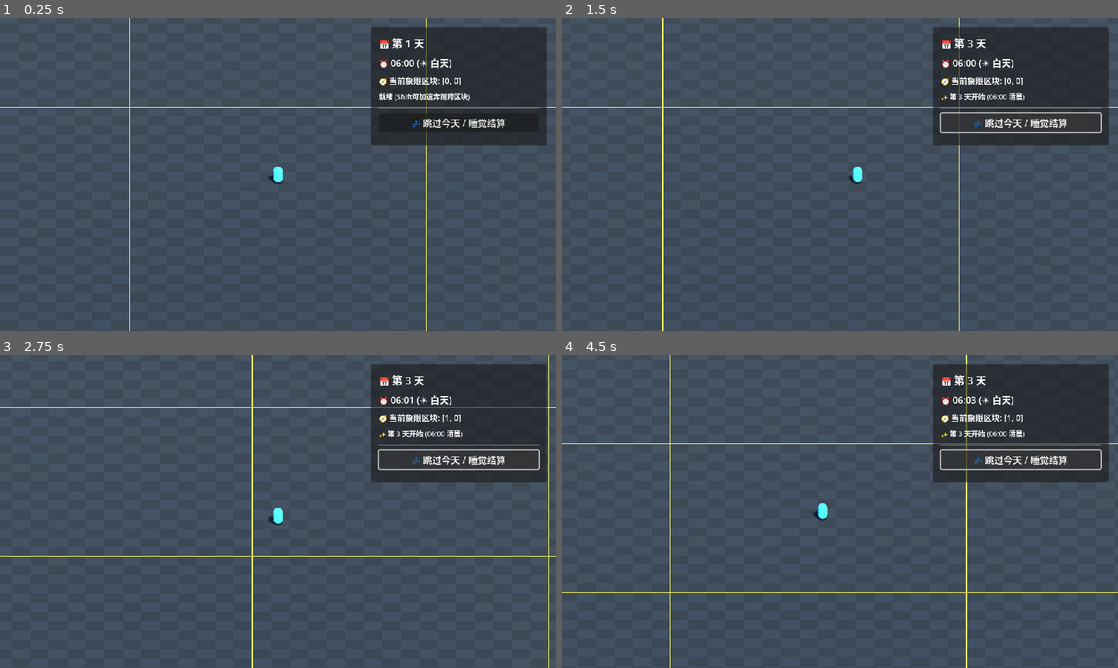
Above: before the commit, frames 1-4 (two rows, left to right).
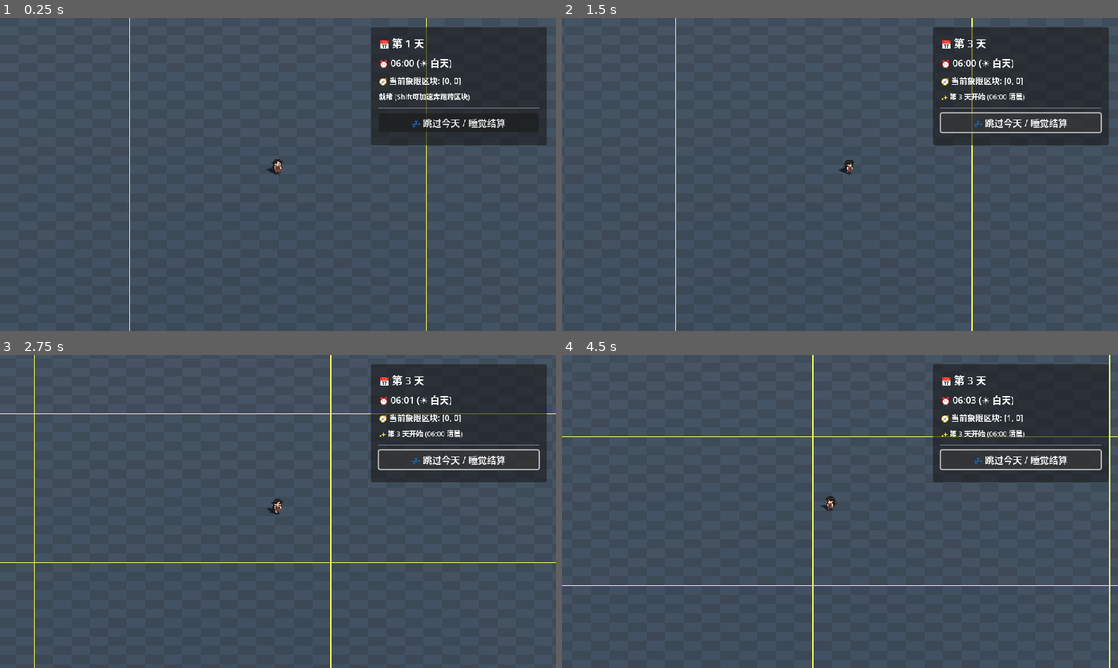
Above: after the commit, the same moments.

Repository: Luo-Mio/Luv002
Game: Godot game, scene res://scenes/main.tscn
Same seed, same stepped clock (60 frames per second), same inputs: the game is played once before the commit and once after it.
Inputs:
- Up to frame 1 (0.25 s): no input
- Up to frame 2 (1.5 s): click "💤 跳过今天 / 睡觉结算" at 0.5 s; tap Enter at 1.25 s; hold Right (ui_right) from 1.28 s (still down); hold Shift from 1.28 s (still down)
- Up to frame 3 (2.75 s): release Right (ui_right) at 2.03 s; release Shift at 2.03 s; hold Down (ui_down) from 2.03 s (still down); tap Shift at 2.1 s
- Up to frame 4 (4.5 s): release Down (ui_down) at 2.78 s; hold Right (ui_right) 2.78-3.53 s; hold Shift 2.78-3.53 s; hold Up (ui_up) 3.53-4.28 s; tap Shift at 3.6 s; hold Left (ui_left) from 4.28 s (still down); hold Shift from 4.28 s (still down)

The runs differ from the first frame. In frame 1, 0.4% of the frame differs, in the area x 0-100%, y 28-54%; in frame 2, 1.1%; in frame 3, 1.8%; in frame 4, 1.9%, in the area x 0-100%, y 0-100%.

Commit message:
feat: bind character scene to main, configure 4-way animations with diagonal horizontal priority

Diff:
--- a/project.godot
+++ b/project.godot
@@ -22,7 +22,6 @@
 window/size/window_width_override=1920
 window/size/window_height_override=1080
 window/stretch/mode="viewport"
-window/stretch/aspect="keep"
 
 [physics]
 
--- /dev/null
+++ b/resources/flora/flora_bellis.tres
@@ -0,0 +1,18 @@
+[gd_resource type="Resource" script_class="FloraSpeciesPreset" format=3 uid="uid://d77fyn1jragx"]
+
+[ext_resource type="Texture2D" uid="uid://bmci15fv7dhku" path="res://resources/vegetation/BellisPerennis/BellisPerennis.png" id="1_atlas"]
+[ext_resource type="Script" uid="uid://ca2i212kdlxii" path="res://script/flora/flora_stage_config.gd" id="2_stage"]
+[ext_resource type="Script" uid="uid://cp6dk41p4d76c" path="res://script/flora/flora_species_preset.gd" id="3_preset"]
+
+[sub_resource type="Resource" id="Resource_stage0"]
+script = ExtResource("2_stage")
+valid_columns = 4
+required_sunlight = 0.0
+stop_growth = true
+
+[resource]
+script = ExtResource("3_preset")
+species_id = 2
+species_name = "野生雏菊"
+atlas_texture = ExtResource("1_atlas")
+stages = Array[ExtResource("2_stage")]([SubResource("Resource_stage0")])
--- /dev/null
+++ b/resources/flora/flora_wheat.tres
@@ -0,0 +1,47 @@
+[gd_resource type="Resource" script_class="FloraSpeciesPreset" format=3 uid="uid://c3x78ea1k2p4m"]
+
+[ext_resource type="Texture2D" uid="uid://ciolc1jdpyqu7" path="res://resources/vegetation/Wheat/wheat_atlas.png" id="1_atlas"]
+[ext_resource type="Script" uid="uid://ca2i212kdlxii" path="res://script/flora/flora_stage_config.gd" id="2_stage"]
+[ext_resource type="Script" uid="uid://cp6dk41p4d76c" path="res://script/flora/flora_species_preset.gd" id="3_preset"]
+
+[sub_resource type="Resource" id="Resource_stage0"]
+script = ExtResource("2_stage")
+valid_columns = 4
+
+[sub_resource type="Resource" id="Resource_stage1"]
+script = ExtResource("2_stage")
+valid_columns = 4
+required_sunlight = 20.0
+
+[sub_resource type="Resource" id="Resource_stage2"]
+script = ExtResource("2_stage")
+valid_columns = 4
+required_sunlight = 30.0
+highlight_strength = 1.05
+
+[sub_resource type="Resource" id="Resource_stage3"]
+script = ExtResource("2_stage")
+valid_columns = 4
+required_sunlight = 40.0
+highlight_strength = 1.1
+shadow_strength = 1.05
+
+[sub_resource type="Resource" id="Resource_stage4"]
+script = ExtResource("2_stage")
+valid_columns = 4
+required_sunlight = 0.0
+stop_growth = true
+highlight_strength = 1.15
+shadow_strength = 1.1
+tint_color = Color(1, 0.98, 0.9, 1)
+
+[resource]
+script = ExtResource("3_preset")
+species_name = "小麦"
+jitter_offset_x = 3
+jitter_offset_y = 2
+atlas_texture = ExtResource("1_atlas")
+atlas_hframes = 4
+atlas_vframes = 5
+stage_count = 5
+stages = Array[ExtResource("2_stage")]([SubResource("Resource_stage0"), SubResource("Resource_stage1"), SubResource("Resource_stage2"), SubResource("Resource_stage3"), SubResource("Resource_stage4")])
--- /dev/null
+++ b/resources/turf/turf_grass.tres
@@ -0,0 +1,92 @@
+[gd_resource type="Resource" script_class="TurfPreset" format=3 uid="uid://v6qj68wdu4tq"]
+
+[ext_resource type="Script" uid="uid://bkh50plvm8t6v" path="res://script/turf/turf_preset.gd" id="1_preset"]
+[ext_resource type="Script" uid="uid://d0g2r2gvnx4d8" path="res://script/turf/turf_weed_layer.gd" id="3_layer"]
+[ext_resource type="Texture2D" uid="uid://brtjnxavl1bbh" path="res://resources/surface/textre/Grass/Grass0.png" id="4_g0"]
+[ext_resource type="Texture2D" uid="uid://c3ibvsu56vkrx" path="res://resources/surface/textre/Grass/Grass1.png" id="5_g1"]
+[ext_resource type="Texture2D" uid="uid://cvdpe5s5vjbmu" path="res://resources/surface/textre/Grass/Grass2.png" id="6_g2"]
+[ext_resource type="Texture2D" uid="uid://dc3r12astlr7y" path="res://resources/surface/textre/Grass/Grass3.png" id="7_g3"]
+[ext_resource type="Texture2D" uid="uid://bkmmv8fcfqvsi" path="res://resources/surface/textre/Grass/Grass4.png" id="8_g4"]
+
+[sub_resource type="FastNoiseLite" id="FastNoiseLite_bright"]
+noise_type = 4
+seed = 1001
+frequency = 0.0055
+fractal_type = 2
+fractal_octaves = 4
+fractal_lacunarity = 3.5
+fractal_gain = 0.8
+
+[sub_resource type="FastNoiseLite" id="FastNoiseLite_hue"]
+seed = 2002
+frequency = 0.0118
+fractal_type = 3
+fractal_octaves = 2
+fractal_lacunarity = 6.0
+fractal_ping_pong_strength = 1.0
+
+[sub_resource type="Resource" id="Resource_l6i18"]
+script = ExtResource("3_layer")
+weed_sprite_sheet = ExtResource("4_g0")
+weed_hframes = 16
+weed_vframes = 2
+weed_frame_count = 32
+weed_count_per_chunk = 30000
+weed_brightness = 0.8
+
+[sub_resource type="Resource" id="Resource_sb7u2"]
+script = ExtResource("3_layer")
+weed_sprite_sheet = ExtResource("5_g1")
+weed_hframes = 16
+weed_vframes = 2
+weed_frame_count = 32
+weed_count_per_chunk = 10000
+weed_brightness = 0.86
+weed_seed = 202
+
+[sub_resource type="Resource" id="Resource_iydlq"]
+script = ExtResource("3_layer")
+weed_sprite_sheet = ExtResource("6_g2")
+weed_hframes = 16
+weed_vframes = 2
+weed_frame_count = 32
+weed_count_per_chunk = 4000
+weed_brightness = 0.9
+weed_seed = 303
+
+[sub_resource type="Resource" id="Resource_b7p8j"]
+script = ExtResource("3_layer")
+weed_sprite_sheet = ExtResource("8_g4")
+weed_hframes = 16
+weed_vframes = 2
+weed_count_per_chunk = 1000
+weed_brightness = 0.86
+weed_seed = 404
+
+[sub_resource type="Resource" id="Resource_mqfaw"]
+script = ExtResource("3_layer")
+weed_sprite_sheet = ExtResource("7_g3")
+weed_hframes = 16
+weed_vframes = 2
+weed_count_per_chunk = 2400
+weed_brightness = 0.8
+weed_seed = 505
+
+[resource]
+script = ExtResource("1_preset")
+reference_color = Color(0.44313726, 0.4392157, 0.3137255, 1)
+brightness_noise = SubResource("FastNoiseLite_bright")
+brightness_min = 0.3
+brightness_max = 0.6
+brightness_noise_size = 10.0
+brightness_overlay_weight = 0.5
+hue_noise = SubResource("FastNoiseLite_hue")
+hue_shift_left_deg = 10.0
+hue_shift_right_deg = 20.0
+hue_noise_size = 16.0
+weed_follow_turf = 1.25
+weed_layer_0 = SubResource("Resource_l6i18")
+weed_layer_1 = SubResource("Resource_sb7u2")
+weed_layer_2 = SubResource("Resource_iydlq")
+weed_layer_3 = SubResource("Resource_b7p8j")
+weed_layer_4 = SubResource("Resource_mqfaw")
--- a/scenes/main.tscn
+++ b/scenes/main.tscn
@@ -1,73 +1,51 @@
-[gd_scene format=3]
+[gd_scene format=3 uid="uid://2tgmfcnsjdc"]
 
-[ext_resource type="Script" path="res://scripts/time_system.gd" id="1_tipki"]
-[ext_resource type="Script" path="res://scripts/test_player.gd" id="2_85g3d"]
-[ext_resource type="Script" path="res://scripts/chunk_system.gd" id="3_choun"]
-[ext_resource type="Script" path="res://scripts/terrain/terrain_manager.gd" id="4_ya4ey"]
-[ext_resource type="Script" path="res://scripts/terrain/terrain_chunk_renderer.gd" id="5_eb6dy"]
-[ext_resource type="Script" path="res://scripts/camera_controller.gd" id="6_trceg"]
-[ext_resource type="PackedScene" path="res://scenes/ui/hud.tscn" id="7_a8y0u"]
-[ext_resource type="Script" path="res://scripts/hud_controller.gd" id="8_jkv2x"]
+[ext_resource type="Script" uid="uid://bt0bwxdtg6s56" path="res://scripts/time_system.gd" id="1_85g3d"]
+[ext_resource type="PackedScene" uid="uid://b8rr80rigxah1" path="res://scenes/main_chara.tscn" id="2_o6xl0"]
+[ext_resource type="Script" uid="uid://di63j1emao4v0" path="res://scripts/chunk_system.gd" id="4_eb6dy"]
+[ext_resource type="Script" uid="uid://c3n4sb0abu1my" path="res://scripts/terrain/terrain_manager.gd" id="5_trceg"]
+[ext_resource type="Script" uid="uid://wkhxdo5ex7gr" path="res://scripts/terrain/terrain_chunk_renderer.gd" id="6_a8y0u"]
+[ext_resource type="Script" uid="uid://dwurncbtr1j3j" path="res://scripts/camera_controller.gd" id="7_jkv2x"]
+[ext_resource type="PackedScene" path="res://scenes/ui/hud.tscn" id="8_jbj1t"]
 
-[sub_resource type="Environment" id="Environment_jbj1t"]
+[sub_resource type="Environment" id="Environment_dp3eg"]
 background_mode = 1
 background_color = Color(0.08, 0.1, 0.12, 1)
 ambient_light_source = 2
 ambient_light_color = Color(0.8, 0.82, 0.85, 1)
 
-[sub_resource type="StandardMaterial3D" id="StandardMaterial3D_muem4"]
-albedo_color = Color(0.2, 0.65, 1, 1)
+[node name="Main" type="Node3D" unique_id=1581304546]
 
-[sub_resource type="CapsuleMesh" id="CapsuleMesh_dp3eg"]
-material = SubResource("StandardMaterial3D_muem4")
-radius = 8.0
-height = 28.0
+[node name="WorldEnvironment" type="WorldEnvironment" parent="." unique_id=1094365359]
+environment = SubResource("Environment_dp3eg")
 
-[sub_resource type="CapsuleShape3D" id="CapsuleShape3D_0ld40"]
-radius = 8.0
-height = 28.0
-
-[node name="Main" type="Node3D" unique_id=1991453146]
-
-[node name="WorldEnvironment" type="WorldEnvironment" parent="." unique_id=752658825]
-environment = SubResource("Environment_jbj1t")
-
-[node name="SunLight" type="DirectionalLight3D" parent="." unique_id=2096953176]
+[node name="SunLight" type="DirectionalLight3D" parent="." unique_id=181414161]
 transform = Transform3D(0.8660254, -0.35355338, 0.35355338, 0, 0.70710677, 0.70710677, -0.5, -0.6123724, 0.6123724, 0, 0, 0)
 light_energy = 1.1
 shadow_enabled = true
 
-[node name="TimeSystem" type="Node" parent="." unique_id=920985347]
-script = ExtResource("1_tipki")
+[node name="TimeSystem" type="Node" parent="." unique_id=1085791900]
+script = ExtResource("1_85g3d")
 
-[node name="Player" type="CharacterBody3D" parent="." unique_id=213916092]
-transform = Transform3D(1, 0, 0, 0, 1, 0, 0, 0, 1, 0, 14, 0)
-script = ExtResource("2_85g3d")
+[node name="Player" parent="." unique_id=1161949150 instance=ExtResource("2_o6xl0")]
 
-[node name="MeshInstance3D" type="MeshInstance3D" parent="Player" unique_id=751647649]
-mesh = SubResource("CapsuleMesh_dp3eg")
-
-[node name="CollisionShape3D" type="CollisionShape3D" parent="Player" unique_id=1017224842]
-shape = SubResource("CapsuleShape3D_0ld40")
-
-[node name="ChunkSystem" type="Node" parent="." unique_id=1214827639 node_paths=PackedStringArray("target_node", "time_system")]
-script = ExtResource("3_choun")
+[node name="ChunkSystem" type="Node" parent="." unique_id=2099755396 node_paths=PackedStringArray("target_node", "time_system")]
+script = ExtResource("4_eb6dy")
 target_node = NodePath("../Player")
 time_system = NodePath("../TimeSystem")
 
-[node name="TerrainManager" type="Node" parent="." unique_id=1665305715]
-script = ExtResource("4_ya4ey")
+[node name="TerrainManager" type="Node" parent="." unique_id=1377792266]
+script = ExtResource("5_trceg")
 
-[node name="TerrainChunkRenderer" type="Node3D" parent="." unique_id=1793039358 node_paths=PackedStringArray("terrain_manager", "chunk_system")]
-script = ExtResource("5_eb6dy")
+[node name="TerrainChunkRenderer" type="Node3D" parent="." unique_id=627090285 node_paths=PackedStringArray("terrain_manager", "chunk_system")]
+script = ExtResource("6_a8y0u")
 terrain_manager = NodePath("../TerrainManager")
 chunk_system = NodePath("../ChunkSystem")
 
-[node name="IsometricCamera" type="Camera3D" parent="." unique_id=1770898500 node_paths=PackedStringArray("target")]
-script = ExtResource("6_trceg")
+[node name="IsometricCamera" type="Camera3D" parent="." unique_id=1256138220 node_paths=PackedStringArray("target")]
+script = ExtResource("7_jkv2x")
 target = NodePath("../Player")
 
-[node name="HUD" type="CanvasLayer" parent="." unique_id=1192896379 node_paths=PackedStringArray("time_system", "chunk_system") instance=ExtResource("7_a8y0u")]
-script = ExtResource("8_jkv2x")
+[node name="HUD" parent="." unique_id=1613131533 node_paths=PackedStringArray("time_system", "chunk_system") instance=ExtResource("8_jbj1t")]
 time_system = NodePath("../TimeSystem")
 chunk_system = NodePath("../ChunkSystem")
--- /dev/null
+++ b/scenes/main_chara.tscn
@@ -0,0 +1,293 @@
+[gd_scene format=3 uid="uid://b8rr80rigxah1"]
+
+[ext_resource type="Script" uid="uid://dsdh0k4tx0cqx" path="res://scripts/player.gd" id="1_n27i1"]
+[ext_resource type="Texture2D" uid="uid://cfx1umbp76mwl" path="res://resources/character/main_chara/idle_empty.png" id="2_pck86"]
+[ext_resource type="Texture2D" uid="uid://ct7t07u8dxc8j" path="res://resources/character/main_chara/walk_empty.png" id="3_m3qrd"]
+
+[sub_resource type="CapsuleShape3D" id="CapsuleShape3D_1"]
+radius = 6.0
+height = 20.0
+
+[sub_resource type="AtlasTexture" id="AtlasTexture_kunln"]
+atlas = ExtResource("2_pck86")
+region = Rect2(0, 32, 48, 32)
+
+[sub_resource type="AtlasTexture" id="AtlasTexture_aokuh"]
+atlas = ExtResource("2_pck86")
+region = Rect2(48, 32, 48, 32)
+
+[sub_resource type="AtlasTexture" id="AtlasTexture_2sbjh"]
+atlas = ExtResource("2_pck86")
+region = Rect2(96, 32, 48, 32)
+
+[sub_resource type="AtlasTexture" id="AtlasTexture_7vm4g"]
+atlas = ExtResource("2_pck86")
+region = Rect2(144, 32, 48, 32)
+
+[sub_resource type="AtlasTexture" id="AtlasTexture_taxcy"]
+atlas = ExtResource("2_pck86")
+region = Rect2(0, 64, 48, 32)
+
+[sub_resource type="AtlasTexture" id="AtlasTexture_7qm8q"]
+atlas = ExtResource("2_pck86")
+region = Rect2(48, 64, 48, 32)
+
+[sub_resource type="AtlasTexture" id="AtlasTexture_aptnv"]
+atlas = ExtResource("2_pck86")
+region = Rect2(96, 64, 48, 32)
+
+[sub_resource type="AtlasTexture" id="AtlasTexture_73m1f"]
+atlas = ExtResource("2_pck86")
+region = Rect2(144, 64, 48, 32)
+
+[sub_resource type="AtlasTexture" id="AtlasTexture_qsluh"]
+atlas = ExtResource("2_pck86")
+region = Rect2(0, 96, 48, 32)
+
+[sub_resource type="AtlasTexture" id="AtlasTexture_b3j1q"]
+atlas = ExtResource("2_pck86")
+region = Rect2(48, 96, 48, 32)
+
+[sub_resource type="AtlasTexture" id="AtlasTexture_0dsji"]
+atlas = ExtResource("2_pck86")
+region = Rect2(96, 96, 48, 32)
+
+[sub_resource type="AtlasTexture" id="AtlasTexture_h6l4c"]
+atlas = ExtResource("2_pck86")
+region = Rect2(144, 96, 48, 32)
+
+[sub_resource type="AtlasTexture" id="AtlasTexture_d1wu8"]
+atlas = ExtResource("2_pck86")
+region = Rect2(0, 32, 48, 32)
+
+[sub_resource type="AtlasTexture" id="AtlasTexture_3ak00"]
+atlas = ExtResource("2_pck86")
+region = Rect2(48, 32, 48, 32)
+
+[sub_resource type="AtlasTexture" id="AtlasTexture_axmiu"]
+atlas = ExtResource("2_pck86")
+region = Rect2(96, 32, 48, 32)
+
+[sub_resource type="AtlasTexture" id="AtlasTexture_r844l"]
+atlas = ExtResource("2_pck86")
+region = Rect2(144, 32, 48, 32)
+
+[sub_resource type="AtlasTexture" id="AtlasTexture_bw1vi"]
+atlas = ExtResource("3_m3qrd")
+region = Rect2(0, 32, 48, 32)
+
+[sub_resource type="AtlasTexture" id="AtlasTexture_gmhvh"]
+atlas = ExtResource("3_m3qrd")
+region = Rect2(48, 32, 48, 32)
+
+[sub_resource type="AtlasTexture" id="AtlasTexture_jqek6"]
+atlas = ExtResource("3_m3qrd")
+region = Rect2(96, 32, 48, 32)
+
+[sub_resource type="AtlasTexture" id="AtlasTexture_3m5ne"]
+atlas = ExtResource("3_m3qrd")
+region = Rect2(144, 32, 48, 32)
+
+[sub_resource type="AtlasTexture" id="AtlasTexture_glxbh"]
+atlas = ExtResource("3_m3qrd")
+region = Rect2(0, 64, 48, 32)
+
+[sub_resource type="AtlasTexture" id="AtlasTexture_dgxt1"]
+atlas = ExtResource("3_m3qrd")
+region = Rect2(48, 64, 48, 32)
+
+[sub_resource type="AtlasTexture" id="AtlasTexture_ldryq"]
+atlas = ExtResource("3_m3qrd")
+region = Rect2(96, 64, 48, 32)
+
+[sub_resource type="AtlasTexture" id="AtlasTexture_av0qt"]
+atlas = ExtResource("3_m3qrd")
+region = Rect2(144, 64, 48, 32)
+
+[sub_resource type="AtlasTexture" id="AtlasTexture_vxajb"]
+atlas = ExtResource("3_m3qrd")
+region = Rect2(0, 96, 48, 32)
+
+[sub_resource type="AtlasTexture" id="AtlasTexture_7t8r5"]
+atlas = ExtResource("3_m3qrd")
+region = Rect2(48, 96, 48, 32)
+
+[sub_resource type="AtlasTexture" id="AtlasTexture_anakt"]
+atlas = ExtResource("3_m3qrd")
+region = Rect2(96, 96, 48, 32)
+
+[sub_resource type="AtlasTexture" id="AtlasTexture_s6q0g"]
+atlas = ExtResource("3_m3qrd")
+region = Rect2(144, 96, 48, 32)
+
+[sub_resource type="AtlasTexture" id="AtlasTexture_cbm8k"]
+atlas = ExtResource("3_m3qrd")
+region = Rect2(0, 0, 48, 32)
+
+[sub_resource type="AtlasTexture" id="AtlasTexture_ofaut"]
+atlas = ExtResource("3_m3qrd")
+region = Rect2(48, 0, 48, 32)
+
+[sub_resource type="AtlasTexture" id="AtlasTexture_e0eda"]
+atlas = ExtResource("3_m3qrd")
+region = Rect2(96, 0, 48, 32)
+
+[sub_resource type="AtlasTexture" id="AtlasTexture_t5hvr"]
+atlas = ExtResource("3_m3qrd")
+region = Rect2(144, 0, 48, 32)
+
+[sub_resource type="SpriteFrames" id="SpriteFrames_1"]
+animations = [{
+"frames": [{
+"duration": 1.0,
+"texture": SubResource("AtlasTexture_kunln")
+}, {
+"duration": 1.0,
+"texture": SubResource("AtlasTexture_aokuh")
+}, {
+"duration": 1.0,
+"texture": SubResource("AtlasTexture_2sbjh")
+}, {
+"duration": 1.0,
+"texture": SubResource("AtlasTexture_7vm4g")
+}],
+"loop": 1,
+"name": &"idel_empty_down",
+"speed": 1.0
+}, {
+"frames": [{
+"duration": 1.0,
+"texture": SubResource("AtlasTexture_taxcy")
+}, {
+"duration": 1.0,
+"texture": SubResource("AtlasTexture_7qm8q")
+}, {
+"duration": 1.0,
+"texture": SubResource("AtlasTexture_aptnv")
+}, {
+"duration": 1.0,
+"texture": SubResource("AtlasTexture_73m1f")
+}],
+"loop": 1,
+"name": &"idel_empty_left",
+"speed": 1.0
+}, {
+"frames": [{
+"duration": 1.0,
+"texture": SubResource("AtlasTexture_qsluh")
+}, {
+"duration": 1.0,
+"texture": SubResource("AtlasTexture_b3j1q")
+}, {
+"duration": 1.0,
+"texture": SubResource("AtlasTexture_0dsji")
+}, {
+"duration": 1.0,
+"texture": SubResource("AtlasTexture_h6l4c")
+}],
+"loop": 1,
+"name": &"idel_empty_right",
+"speed": 1.0
+}, {
+"frames": [{
+"duration": 1.0,
+"texture": SubResource("AtlasTexture_d1wu8")
+}, {
+"duration": 1.0,
+"texture": SubResource("AtlasTexture_3ak00")
+}, {
+"duration": 1.0,
+"texture": SubResource("AtlasTexture_axmiu")
+}, {
+"duration": 1.0,
+"texture": SubResource("AtlasTexture_r844l")
+}],
+"loop": 1,
+"name": &"idel_empty_up",
+"speed": 1.0
+}, {
+"frames": [{
+"duration": 1.0,
+"texture": SubResource("AtlasTexture_bw1vi")
+}, {
+"duration": 1.0,
+"texture": SubResource("AtlasTexture_gmhvh")
+}, {
+"duration": 1.0,
+"texture": SubResource("AtlasTexture_jqek6")
+}, {
+"duration": 1.0,
+"texture": SubResource("AtlasTexture_3m5ne")
+}],
+"loop": 1,
+"name": &"walk_empty_down",
+"speed": 10.0
+}, {
+"frames": [{
+"duration": 1.0,
+"texture": SubResource("AtlasTexture_glxbh")
+}, {
+"duration": 1.0,
+"texture": SubResource("AtlasTexture_dgxt1")
+}, {
+"duration": 1.0,
+"texture": SubResource("AtlasTexture_ldryq")
+}, {
+"duration": 1.0,
+"texture": SubResource("AtlasTexture_av0qt")
+}],
+"loop": 1,
+"name": &"walk_empty_left",
+"speed": 10.0
+}, {
+"frames": [{
+"duration": 1.0,
+"texture": SubResource("AtlasTexture_vxajb")
+}, {
+"duration": 1.0,
+"texture": SubResource("AtlasTexture_7t8r5")
+}, {
+"duration": 1.0,
+"texture": SubResource("AtlasTexture_anakt")
+}, {
+"duration": 1.0,
+"texture": SubResource("AtlasTexture_s6q0g")
+}],
+"loop": 1,
+"name": &"walk_empty_right",
+"speed": 10.0
+}, {
+"frames": [{
+"duration": 1.0,
+"texture": SubResource("AtlasTexture_cbm8k")
+}, {
+"duration": 1.0,
+"texture": SubResource("AtlasTexture_ofaut")
+}, {
+"duration": 1.0,
+"texture": SubResource("AtlasTexture_e0eda")
+}, {
+"duration": 1.0,
+"texture": SubResource("AtlasTexture_t5hvr")
+}],
+"loop": 1,
+"name": &"walk_empty_up",
+"speed": 10.0
+}]
+
+[node name="Player" type="CharacterBody3D" unique_id=1161949150]
+script = ExtResource("1_n27i1")
+
+[node name="CollisionShape3D" type="CollisionShape3D" parent="." unique_id=92056073]
+transform = Transform3D(1, 0, 0, 0, 1, 0, 0, 0, 1, 0, 10, 0)
+shape = SubResource("CapsuleShape3D_1")
+
+[node name="AnimatedSprite3D" type="AnimatedSprite3D" parent="." unique_id=1551983538]
+transform = Transform3D(1, 0, 0, 0, 1, 0, 0, 0, 1, 0, 16, 0)
+pixel_size = 1.0
+billboard = 2
+alpha_cut = 1
+texture_filter = 0
+sprite_frames = SubResource("SpriteFrames_1")
+animation = &"idel_empty_down"
+frame_progress = 0.09203148
--- a/scripts/camera_controller.gd
+++ b/scripts/camera_controller.gd
@@ -23,6 +23,9 @@
 
 	rotation_degrees = Vector3(PITCH_DEG, YAW_DEG, 0.0)
 
+	if target == null:
+		target = get_tree().get_first_node_in_group("player")
+
 	if target != null:
 		global_position = _calculate_desired_position()
 
--- a/scripts/chunk_system.gd
+++ b/scripts/chunk_system.gd
@@ -27,6 +27,8 @@
 		time_system.day_ended.connect(_on_daily_settlement)
 
 func _process(_delta: float) -> void:
+	if target_node == null:
+		target_node = get_tree().get_first_node_in_group("player")
 	if target_node == null:
 		return
 
--- /dev/null
+++ b/scripts/player.gd
@@ -0,0 +1,102 @@
+class_name Player
+extends CharacterBody3D
+
+@export var walk_speed: float = 120.0
+@export var sprint_speed: float = 220.0
+
+@onready var anim_sprite: AnimatedSprite3D = $AnimatedSprite3D
+@onready var col_shape: CollisionShape3D = $CollisionShape3D
+
+enum Direction {
+	DOWN,
+	UP,
+	LEFT,
+	RIGHT
+}
+
+var current_direction: Direction = Direction.DOWN
+var is_moving: bool = false
+
+func _ready() -> void:
+	add_to_group("player")
+	_update_animation(true)
+
+func _physics_process(_delta: float) -> void:
+	var input_vec = _get_input_vector()
+	var speed = sprint_speed if Input.is_key_pressed(KEY_SHIFT) else walk_speed
+
+	# 2:1 Top-Down View (Yaw = 0°):
+	# X is Left/Right (-X / +X)
+	# Z is Up/Down (-Z / +Z)
+	var move_dir = Vector3(input_vec.x, 0.0, input_vec.y).normalized()
+
+	velocity.x = move_dir.x * speed
+	velocity.z = move_dir.z * speed
+	velocity.y = 0.0
+
+	is_moving = input_vec.length_squared() > 0.01
+
+	if is_moving:
+		# 核心需求：左右斜向移动时，依然采用左右方向的动画！
+		# 只要水平方向有分量 (|input_vec.x| > 0)，左右动画的优先级高于上下动画
+		if abs(input_vec.x) > 0.01:
+			if input_vec.x > 0.0:
+				current_direction = Direction.RIGHT
+			else:
+				current_direction = Direction.LEFT
+		else:
+			# 纯上下移动（无左右偏向）
+			if input_vec.y > 0.0:
+				current_direction = Direction.DOWN
+			elif input_vec.y < 0.0:
+				current_direction = Direction.UP
+
+	move_and_slide()
+	_update_animation()
+
+func _get_input_vector() -> Vector2:
+	var x: float = 0.0
+	var y: float = 0.0
+
+	# 1. Check WASD keys
+	if Input.is_key_pressed(KEY_A) or Input.is_action_pressed("ui_left"):
+		x -= 1.0
+	if Input.is_key_pressed(KEY_D) or Input.is_action_pressed("ui_right"):
+		x += 1.0
+	if Input.is_key_pressed(KEY_W) or Input.is_action_pressed("ui_up"):
+		y -= 1.0
+	if Input.is_key_pressed(KEY_S) or Input.is_action_pressed("ui_down"):
+		y += 1.0
+
+	return Vector2(x, y).normalized()
+
+func _update_animation(force: bool = false) -> void:
+	if anim_sprite == null or anim_sprite.sprite_frames == null:
+		return
+
+	var dir_suffix = "down"
+	match current_direction:
+		Direction.DOWN:
+			dir_suffix = "down"
+		Direction.UP:
+			dir_suffix = "up"
+		Direction.LEFT:
+			dir_suffix = "left"
+		Direction.RIGHT:
+			dir_suffix = "right"
+
+	var target_anim = ""
+	if is_moving:
+		target_anim = "walk_empty_" + dir_suffix
+	else:
+		# 兼顾 "idel_empty_*" 与 "idle_empty_*" 命名
+		if anim_sprite.sprite_frames.has_animation("idel_empty_" + dir_suffix):
+			target_anim = "idel_empty_" + dir_suffix
+		elif anim_sprite.sprite_frames.has_animation("idle_empty_" + dir_suffix):
+			target_anim = "idle_empty_" + dir_suffix
+		else:
+			target_anim = "default"
+
+	if anim_sprite.sprite_frames.has_animation(target_anim):
+		if force or anim_sprite.animation != target_anim:
+			anim_sprite.play(target_anim)
Binary file added: resources/character/main_chara/dig_hoe.png
Not shown, added: resources/character/main_chara/dig_hoe.png.import
Binary file added: resources/character/main_chara/idle_empty.png
Not shown, added: resources/character/main_chara/idle_empty.png.import
Binary file added: resources/character/main_chara/idle_pike.png
Not shown, added: resources/character/main_chara/idle_pike.png.import
Binary file added: resources/character/main_chara/poke_pike.png
Not shown, added: resources/character/main_chara/poke_pike.png.import
Binary file added: resources/character/main_chara/sprinkle.png
Not shown, added: resources/character/main_chara/sprinkle.png.import
Binary file added: resources/character/main_chara/walk_empty.png
Not shown, added: resources/character/main_chara/walk_empty.png.import
(and 117 more such lines)
